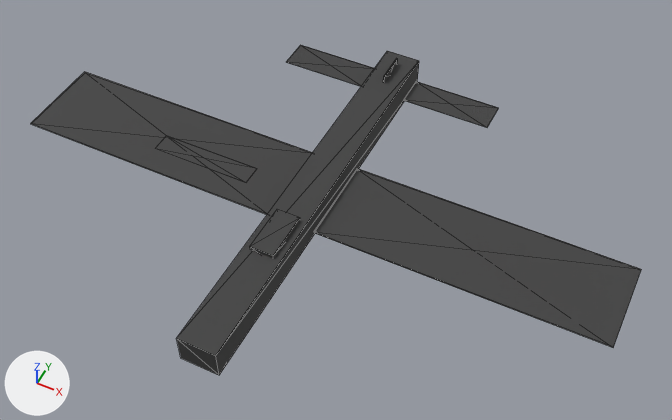
An edit to the glTF model game/assets/units/b17_Destroyed.glb, drawn before and after from the same camera.
Both versions are drawn from a camera (50 mm lens) standing at (15.8, -29.0, 38.4) and looking at (1.1, 0.3, 1.7). The lights are fixed; the arrows at lower left show +X, +Y and +Z. The older version comes first. Mesh edges are drawn as thin lines. Where no turn or scale is listed for an object, it has been applied to the vertices. Vertices at exactly the same position are counted once.

In view in the first picture: 'Cockpit', 'Elevator_L', 'Elevator_R', 'Fuselage', 'Rudder', 'Wing_L', 'Wing_R'.
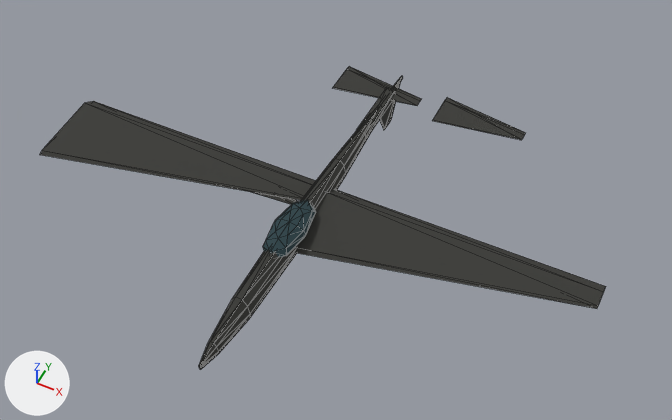
ob_root is not drawn itself; it is the parent of ob_fuselage.

Patch to the scene script:
```diff
--- a/game/assets/units/b17_Destroyed.glb.py
+++ b/game/assets/units/b17_Destroyed.glb.py
@@ mat_burned @@
 mat_burned = principled_material('burned')
-mat_burned.base_color = (0.05, 0.05, 0.05)  # dark grey #3f3f3f
-mat_burned.roughness = 0.8
+mat_burned.base_color = (0.04, 0.04, 0.035)  # dark grey #383835
+mat_burned.roughness = 0.95
@@ me_fuselage @@
 # used by ob_fuselage; parent = ob_root; location = (0.0, 0.0, 0.0)
-me_fuselage.from_pydata(...)  # 8 vertices, 12 faces; spans x -1.0..1.0, y -11.3..11.3, z -0.8..0.8
+me_fuselage.from_pydata(...)  # 70 vertices, 136 faces; spans x -0.6..0.6, y -11.3..11.3, z -1.0..1.0
+# me_fuselage part 1: 8 vertices removed from x -1.0..1.0, y -11.3..11.3, z -0.8..0.8; 70 vertices added at x -0.6..0.6, y -11.3..11.3, z -1.0..1.0
 me_fuselage.materials.append(mat_burned)
@@ me_cockpit @@
-me_cockpit.from_pydata(...)  # 8 vertices, 12 faces; spans x -0.64..0.64, y -1.36..1.36, z -0.35..0.35
-me_cockpit.materials.append(mat_burned)  # dark grey #3f3f3f
+me_cockpit.from_pydata(...)  # 42 vertices, 80 faces; spans x -0.93..0.93, y -2.26..2.26, z -0.58..0.58
+# me_cockpit part 2: 8 vertices removed from x -0.64..0.64, y -1.36..1.36, z -0.35..0.35; 42 vertices added at x -0.93..0.93, y -2.26..2.26, z -0.58..0.58, forming an icosphere of 80 faces
+me_cockpit.materials.append(mat_track)  # dark cyan #273f45
@@ me_elevator_l @@
-me_elevator_l.from_pydata(...)  # 8 vertices, 12 faces; spans x -2.54..2.54, y -0.9..0.9, z -0.02..0.02
+me_elevator_l.from_pydata(...)  # 8 vertices, 12 faces; spans x 0.0..5.07, y -1.13..1.13, z 0.0..0.05
+# me_elevator_l part 3: 8 vertices removed from x -2.54..2.54, y -0.9..0.9, z -0.02..0.02
+# me_elevator_l part 4: 8 vertices added at x 0.0..5.07, y -1.13..1.13, z 0.0..0.05
 me_elevator_l.materials.append(mat_burned)
@@ me_elevator_r @@
-me_elevator_r.from_pydata(...)  # 8 vertices, 12 faces; spans x -2.54..2.54, y -0.9..0.9, z -0.02..0.02
+me_elevator_r.from_pydata(...)  # 8 vertices, 12 faces; spans x 0.0..5.07, y -1.13..1.13, z 0.0..0.05
+# me_elevator_r part 5: 8 vertices removed from x -2.54..2.54, y -0.9..0.9, z -0.02..0.02
+# me_elevator_r part 6: 8 vertices added at x 0.0..5.07, y -1.13..1.13, z 0.0..0.05
 me_elevator_r.materials.append(mat_burned)
@@ me_rudder @@
 # used by ob_rudder; parent = ob_fuselage; location = (0.0, 9.492, 0.696)
-me_rudder.from_pydata(...)  # 8 vertices, 12 faces; spans x -0.03..0.03, y -0.9..0.9, z -0.58..0.58
+me_rudder.from_pydata(...)  # 8 vertices, 12 faces; spans x 0.0..2.44, y -1.81..1.81, z 0.0..0.05
+# me_rudder part 7: the whole mesh is rebuilt
 me_rudder.materials.append(mat_burned)
@@ me_wing_l @@
-me_wing_l.from_pydata(...)  # 8 vertices, 12 faces; spans x -7.6..7.6, y -2.5..2.5, z 0.0
+me_wing_l.from_pydata(...)  # 8 vertices, 12 faces; spans x 0.0..15.2, y -2.5..2.6, z 0.0..0.5
+# me_wing_l part 8: 8 vertices removed from x -7.6..7.6, y -2.5..2.5, z 0.0
+# me_wing_l part 9: 8 vertices added at x 0.0..15.2, y -2.5..2.6, z 0.0..0.5
 me_wing_l.materials.append(mat_burned)
@@ me_wing_r @@
-me_wing_r.from_pydata(...)  # 8 vertices, 12 faces; spans x -7.6..7.6, y -2.5..2.5, z 0.0
+me_wing_r.from_pydata(...)  # 8 vertices, 12 faces; spans x 0.0..15.2, y -2.5..2.6, z 0.0..0.5
+# me_wing_r part 10: 8 vertices removed from x -7.6..7.6, y -2.5..2.5, z 0.0
+# me_wing_r part 11: 8 vertices added at x 0.0..15.2, y -2.5..2.6, z 0.0..0.5
 me_wing_r.materials.append(mat_burned)
@@ ob_root @@
 ob_root = bpy.data.objects.new('Root', None)
-ob_root.location = (0.0, 0.0, 2.9)
+ob_root.location = (0.0, 0.0, 2.03)
@@ ob_cockpit @@
 ob_cockpit = bpy.data.objects.new('Cockpit', me_cockpit)
-ob_cockpit.location = (0.0, -4.07, 3.6)
+ob_cockpit.location = (0.0, -2.71, 2.73)
@@ ob_elevator_l @@
 ob_elevator_l = bpy.data.objects.new('Elevator_L', me_elevator_l)
-ob_elevator_l.location = (-3.8, 9.49, 2.9)
+ob_elevator_l.location = (-3.17, 9.49, 2.26)
@@ ob_elevator_r @@
 ob_elevator_r = bpy.data.objects.new('Elevator_R', me_elevator_r)
-ob_elevator_r.location = (3.8, 9.49, 2.9)
+ob_elevator_r.location = (3.17, 9.49, 2.26)
@@ ob_rudder @@
 ob_rudder.parent = ob_fuselage
-ob_rudder.location = (0.0, 9.492, 0.696)
+ob_rudder.location = (0.0, 9.492, 0.116)
+ob_rudder.rotation_euler = (0.0, 1.571, 0.0)  # degrees (0, 90, 0)
@@ ob_wing_l @@
 ob_wing_l = bpy.data.objects.new('Wing_L', me_wing_l)
-ob_wing_l.location = (-8.88, 0.0, 2.9)
+ob_wing_l.location = (-15.22, -1.13, 2.03)
@@ ob_wing_r @@
 ob_wing_r = bpy.data.objects.new('Wing_R', me_wing_r)
-ob_wing_r.location = (8.88, 0.0, 2.9)
+ob_wing_r.location = (0.0, -1.13, 2.03)
```

What differs and where, as boxes (x1, y1, x2, y2) in the pictures (672 x 420 px):
'Wing_R', recoloured, surface changed, reshaped, moved (33% shorter)
    before: (314, 168, 641, 348)
    after: (294, 189, 606, 309)
'Wing_L', recoloured, surface changed, reshaped, moved (30% shorter)
    before: (31, 72, 313, 215)
    after: (40, 101, 316, 201)
'Fuselage', recoloured, surface changed, reshaped, moved (16% narrower, 10% shorter)
    before: (177, 51, 419, 375)
    after: (199, 76, 403, 369)
'Elevator_R', recoloured, surface changed, reshaped, moved (10% shorter)
    before: (404, 81, 499, 128)
    after: (432, 98, 526, 140)
'Elevator_L', recoloured, surface changed, reshaped, moved
    before: (287, 45, 374, 86)
    after: (333, 66, 421, 106)
'Cockpit', recoloured, surface changed, reshaped, moved (14% taller)
    before: (250, 209, 300, 259)
    after: (263, 200, 316, 257)
'TailBoom', now drawn
    after: (357, 87, 396, 133)
'Rudder', recoloured, surface changed, reshaped, moved, turned
    before: (383, 58, 398, 83)
    after: (380, 84, 400, 130)
'Flap_L', recoloured, surface changed
    both: (252, 192, 299, 204)
part 3 of me_elevator_l, deleted
    before: (287, 45, 374, 86)
part 4 of me_elevator_l, added
    after: (333, 66, 421, 106)
part 5 of me_elevator_r, deleted
    before: (404, 81, 499, 128)
part 6 of me_elevator_r, added
    after: (432, 98, 526, 140)
part 8 of me_wing_l, deleted
    before: (31, 72, 313, 215)
part 9 of me_wing_l, added
    after: (40, 101, 316, 201)
part 10 of me_wing_r, deleted
    before: (314, 168, 641, 348)
part 11 of me_wing_r, added
    after: (294, 189, 606, 309)
